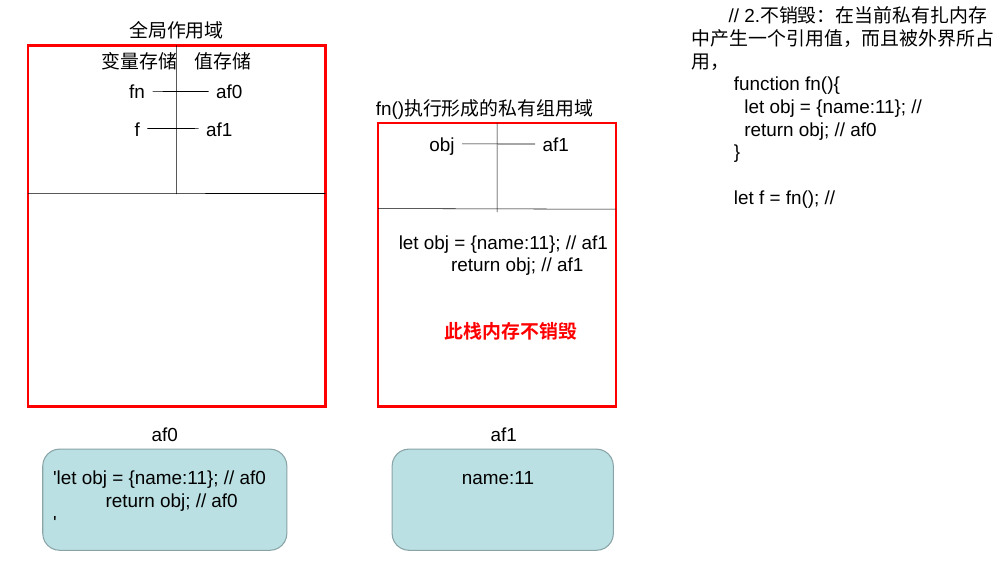
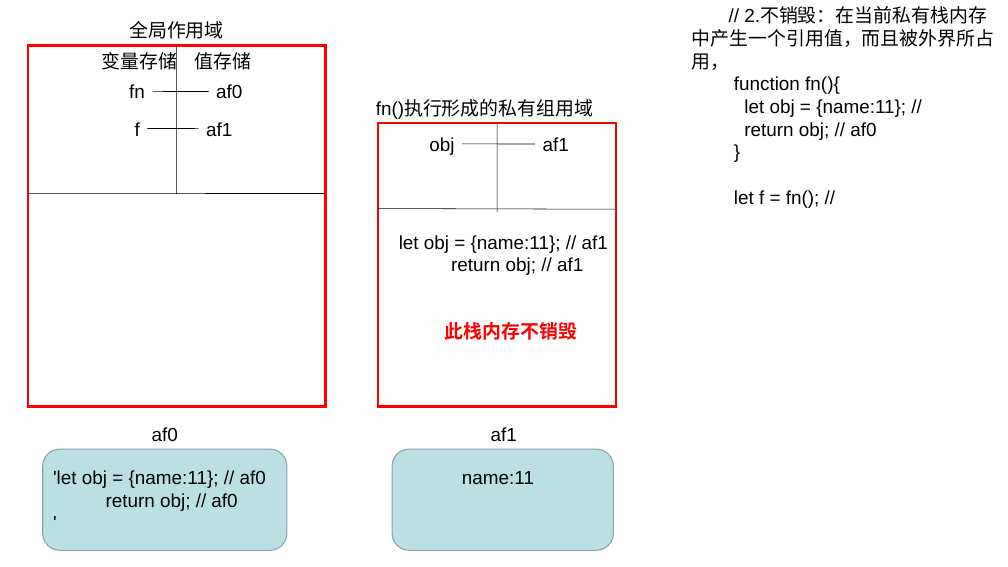
Before and after one commit to baby-milk/Learning-diary, a slide deck: slide 8 of 2.正式课/1.第一周/3.day3/代码执行过程.ppt. Drawn at 1008x567 pixels with LibreOffice and Linux fonts; fonts in the diff are those of the drawing. Boxes give left, top, right and bottom in pixels: in the first picture for what was removed or moved away, otherwise in the second. Text is boxed around its words. In the diff, an @@ line names an element or a change of style, - is before the commit and + after.

```diff
--- a/2.正式课/1.第一周/3.day3/代码执行过程.ppt
+++ b/2.正式课/1.第一周/3.day3/代码执行过程.ppt
@@ text at (692,8,994,70): text changed @@
-// 2.不销毁：在当前私有扎内存中产生一个引用值，而且被外界所占用，
+// 2.不销毁：在当前私有栈内存中产生一个引用值，而且被外界所占用，
```
Also in this commit, not shown: 16 other files.
